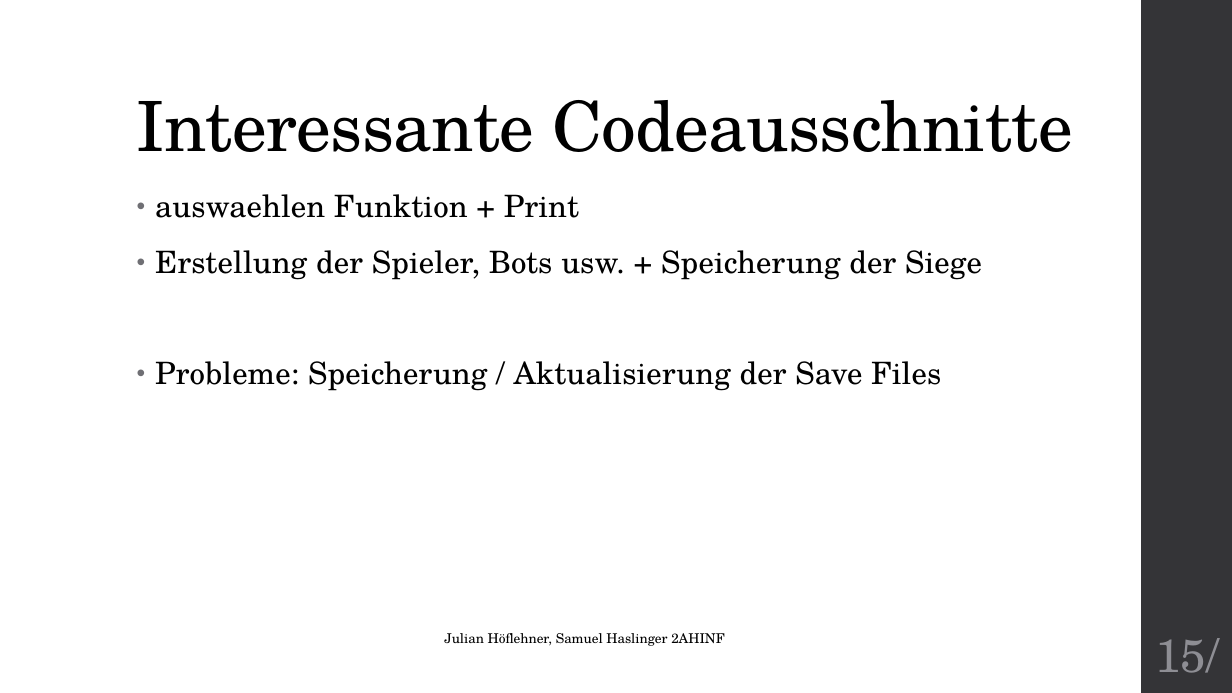
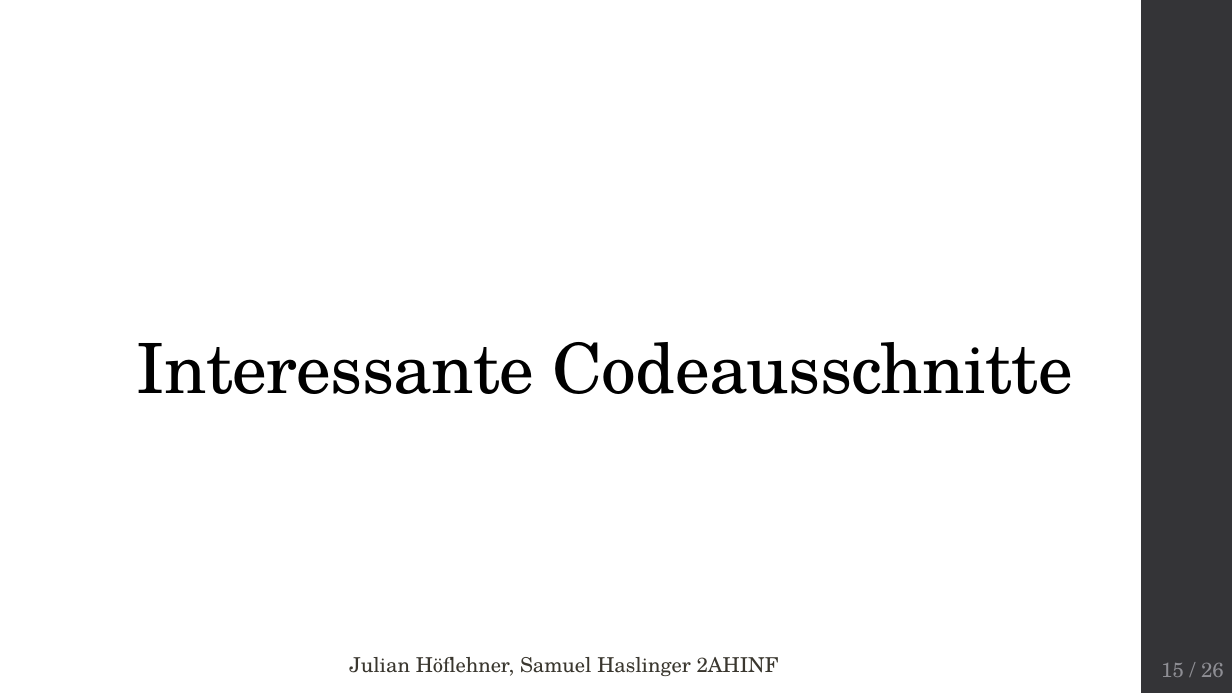
Before and after one commit to Wutze0/Mensch_Aergere_Dich_Nicht, a slide deck: slide 15 of MenschAergereDichNicht.pptx. Drawn at 1232x693 pixels with LibreOffice and Linux fonts; fonts in the diff are those of the drawing. Boxes give left, top, right and bottom in pixels: in the first picture for what was removed or moved away, otherwise in the second. Text is boxed around its words. In the diff, an @@ line names an element or a change of style, - is before the commit and + after.

```diff
--- a/MenschAergereDichNicht.pptx
+++ b/MenschAergereDichNicht.pptx
@@ text removed at box(155, 194, 982, 391) @@
-• auswaehlen Funktion + Print
-• Erstellung der Spieler, Bots usw. + Speicherung der Siege
-• Probleme: Speicherung / Aktualisierung der Save Files
@@ title "Interessante Codeausschnitte": place and size @@
-title "Interessante Codeausschnitte" at box(137, 100, 1072, 152)
+title "Interessante Codeausschnitte" at box(137, 342, 1073, 394)
@@ title "Interessante Codeausschnitte" at box(137, 342, 1073, 394): alignment left to centre @@
@@ text "Julian Höflehner, Samuel Haslinger 2AHINF": place and size @@
-text "Julian Höflehner, Samuel Haslinger 2AHINF" at box(444, 633, 725, 646)
+text "Julian Höflehner, Samuel Haslinger 2AHINF" at box(349, 657, 779, 676)
@@ text "Julian Höflehner, Samuel Haslinger 2AHINF" at box(349, 657, 779, 676): size 10.5 to 16 pt, text colour #000000 to #3A372F @@
@@ page number removed at box(1155, 638, 1219, 673) @@
-15/
@@ page number added at box(1161, 663, 1224, 677), 16 pt, text #8E8E94 @@
+15 / 26
```
Also in this commit, not shown: 20 other slides changed, 5 slides added, 7 slides removed, 3 other files.
